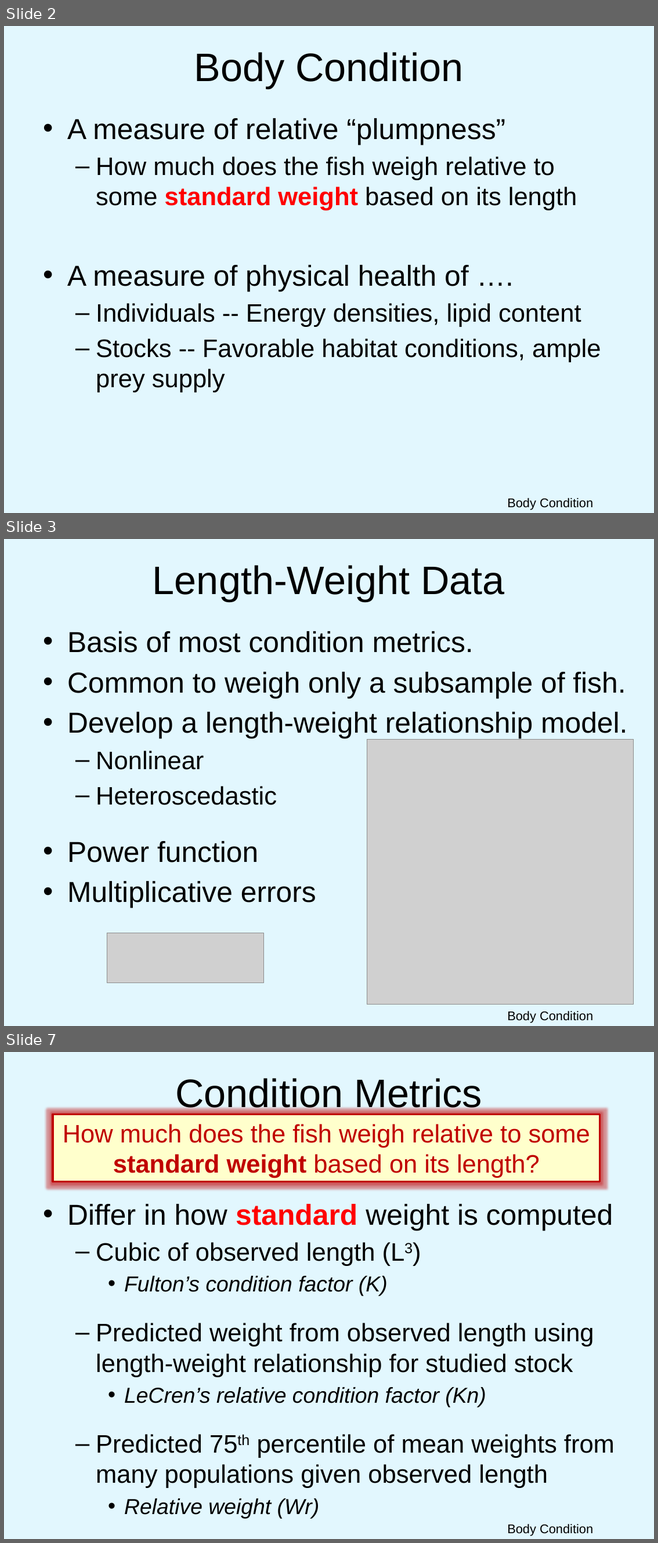
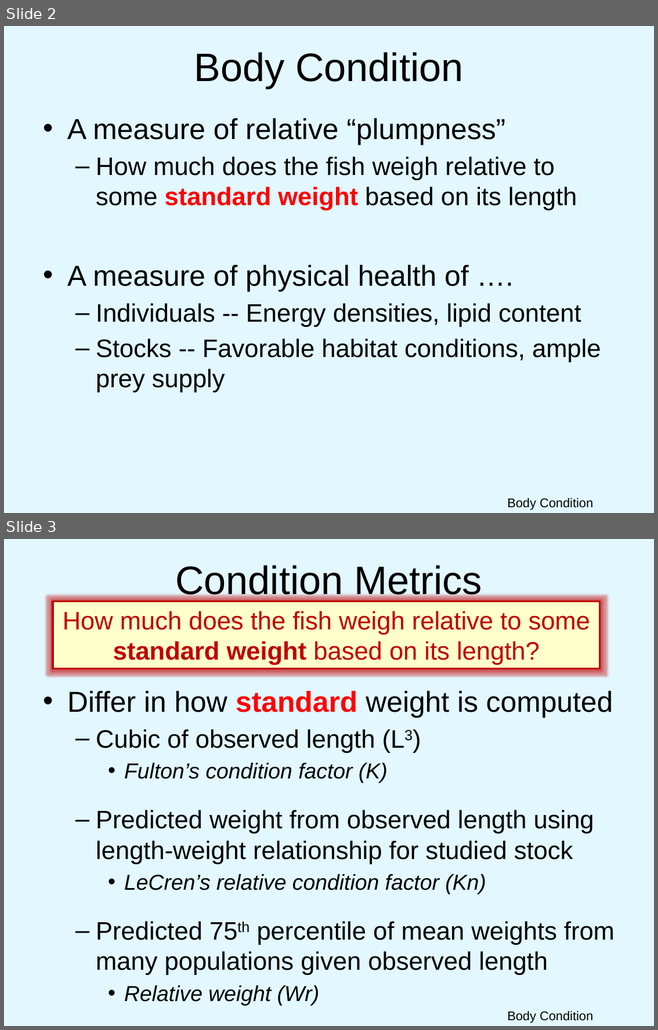
Before and after one commit to droglenc/NCNRS349, a slide deck: modules/Condition/PPT.pptx. Shown one above the other, each under a label of ours: slides 2, 3 and 7 before the commit, slides 2 and 3 after it; the slides between them are not shown. The pictures are 658x1543 and 658x1030 pixels, drawn with LibreOffice and Linux fonts; fonts in the diff are those of the drawing; grey boxes stand for pictures; background and template pictures are left out. Boxes give left, top, right and bottom in pixels: in the first picture for what was removed or moved away, otherwise in the second. Text is boxed around its words. In the diff, an @@ line names an element or a change of style, - is before the commit and + after.

Commit message:
Fixed W-L and Condition PPTs

```diff
--- a/modules/Condition/PPT.pptx
+++ b/modules/Condition/PPT.pptx
@@ slide 3 removed at (x1=4, y1=539, x2=654, y2=1026), background picture (left out) @@
@@ title removed at (x1=152, y1=565, x2=505, y2=602) @@
-Length-Weight Data
@@ text removed at (x1=67, y1=631, x2=627, y2=908) @@
-• Basis of most condition metrics.
-• Common to weigh only a subsample of fish.
-• Develop a length-weight relationship model.
-  – Nonlinear
-  – Heteroscedastic
-• Power function
-• Multiplicative errors
@@ picture removed at (x1=366, y1=739, x2=633, y2=1004) @@
@@ picture removed at (x1=107, y1=933, x2=264, y2=983) @@
@@ text removed at (x1=507, y1=1011, x2=593, y2=1023) @@
-Body Condition
@@ what was slide 7 is now slide 3 @@
```
Also in this commit, not shown: 1 slide changed, 3 other slides removed, 1 other file.
